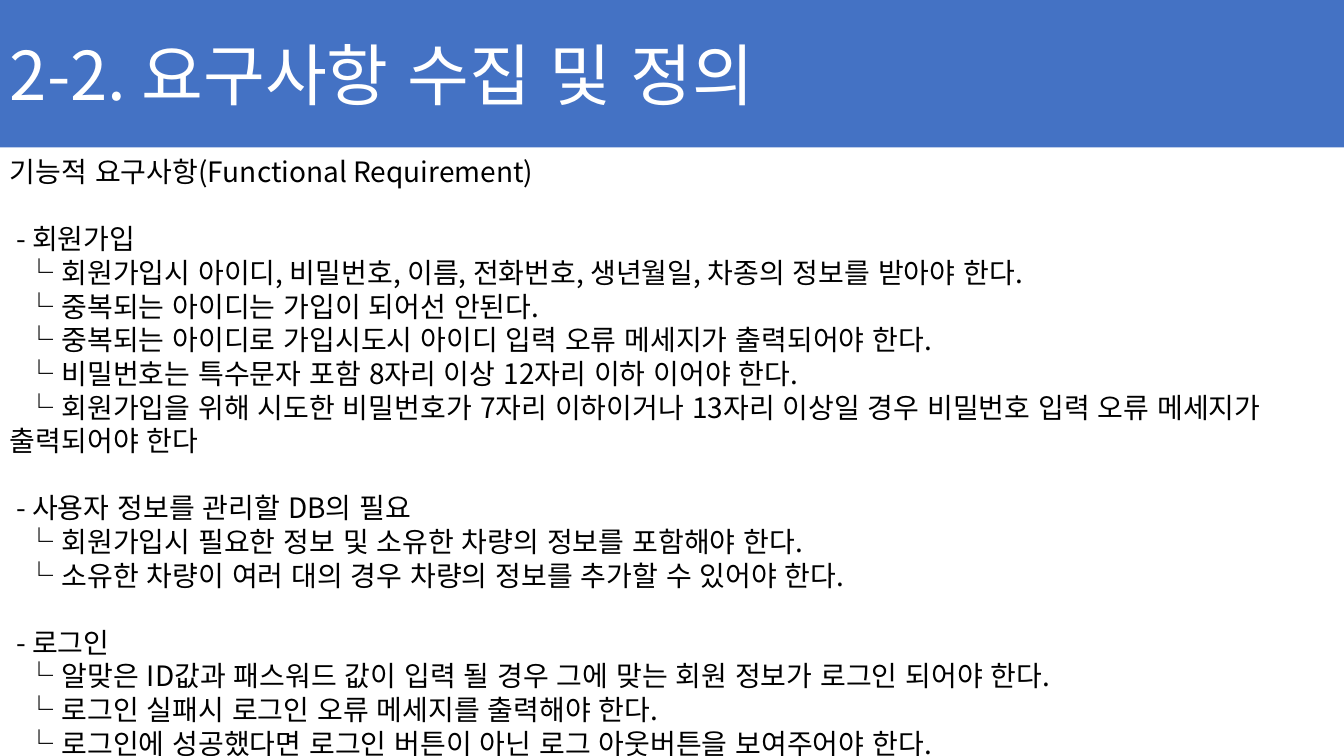
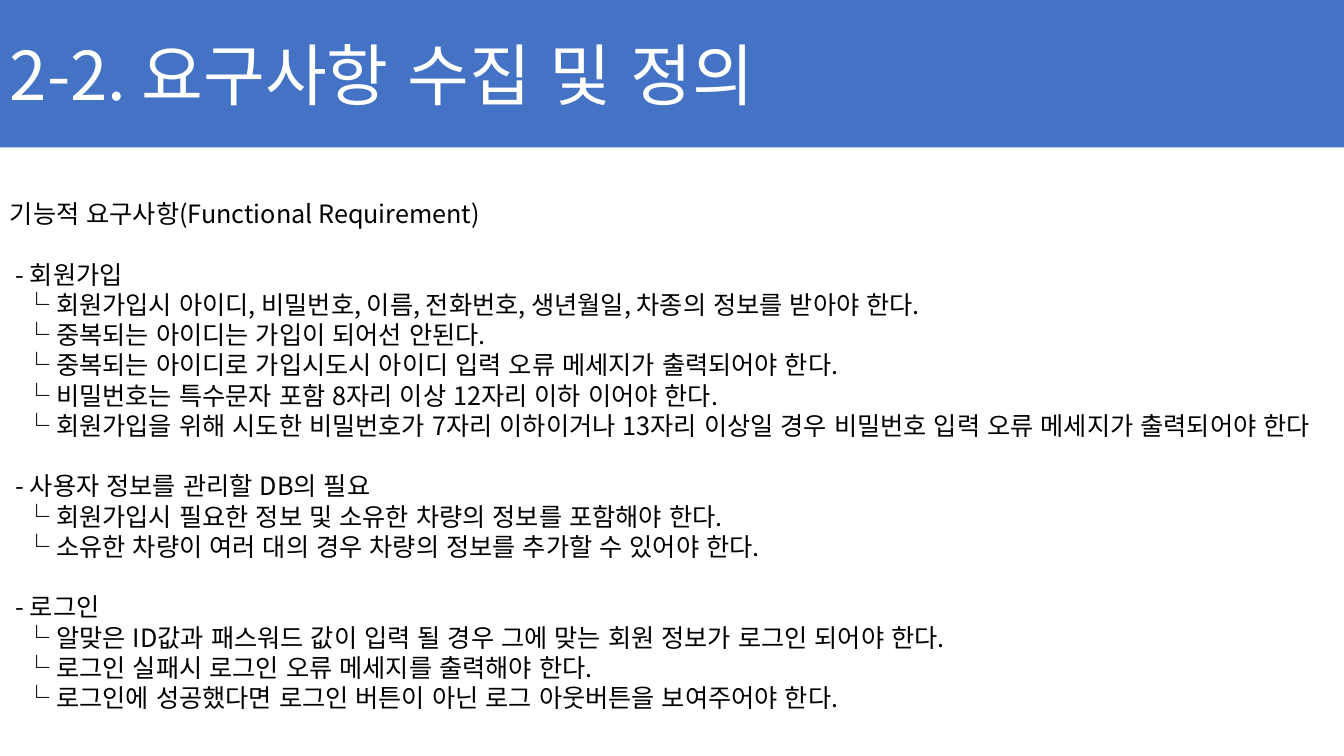
Before and after one commit to ChaeSung-Lee/DJ_InternShip, a slide deck: slide 18 of 2021_Summer/jp.hong/Project_BnC_jph.pptx. Drawn at 1344x756 pixels with LibreOffice and Linux fonts; fonts in the diff are those of the drawing. Boxes give left, top, right and bottom in pixels: in the first picture for what was removed or moved away, otherwise in the second. Text is boxed around its words. In the diff, an @@ line names an element or a change of style, - is before the commit and + after.

```diff
--- a/2021_Summer/jp.hong/Project_BnC_jph.pptx
+++ b/2021_Summer/jp.hong/Project_BnC_jph.pptx
@@ text "기능적 요구사항(Functional Requirement)" at [10, 202, 1309, 709]: size 20 to 18 pt @@
```
Also in this commit, not shown: 2 other slides changed, 1 slide added, 1 slide removed.
